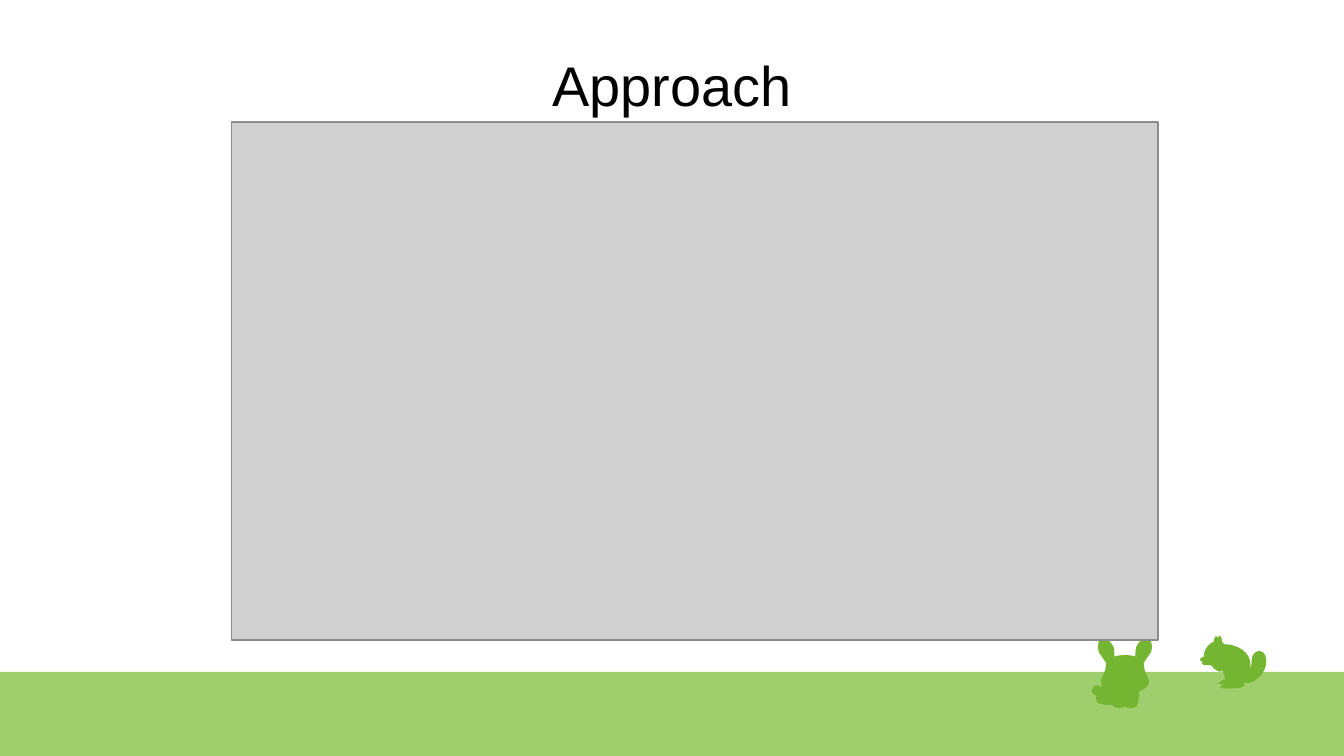
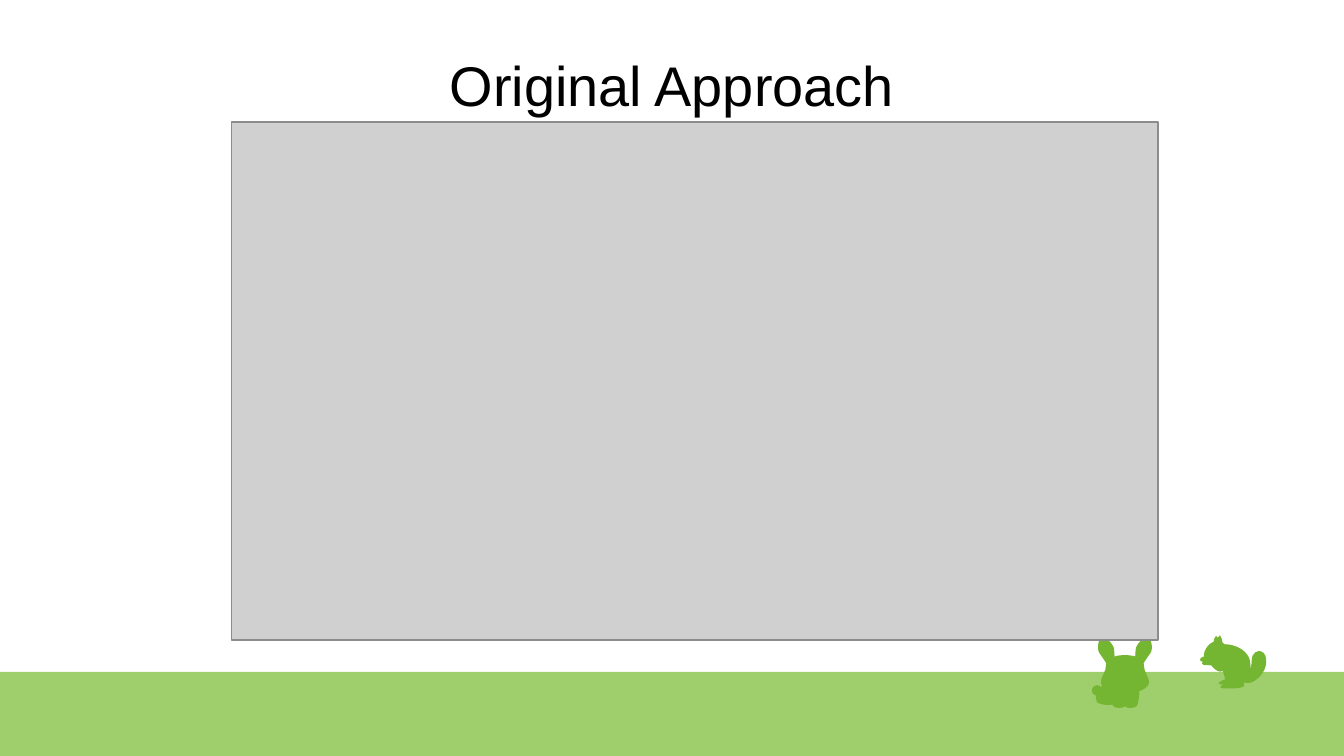
Before and after one commit to Charlie-Bell/final-project-spiced, a slide deck: slide 7 of presentation.odp. Drawn at 1344x756 pixels with LibreOffice and Linux fonts; fonts in the diff are those of the drawing; grey boxes stand for pictures. Boxes give left, top, right and bottom in pixels: in the first picture for what was removed or moved away, otherwise in the second. Text is boxed around its words. In the diff, an @@ line names an element or a change of style, - is before the commit and + after.

```diff
--- a/presentation.odp
+++ b/presentation.odp
@@ title at [450, 65, 894, 116]: text changed @@
-Approach
+Original Approach
```
Also in this commit, not shown: 1 other slide changed, 1 slide added, 5 other files.
